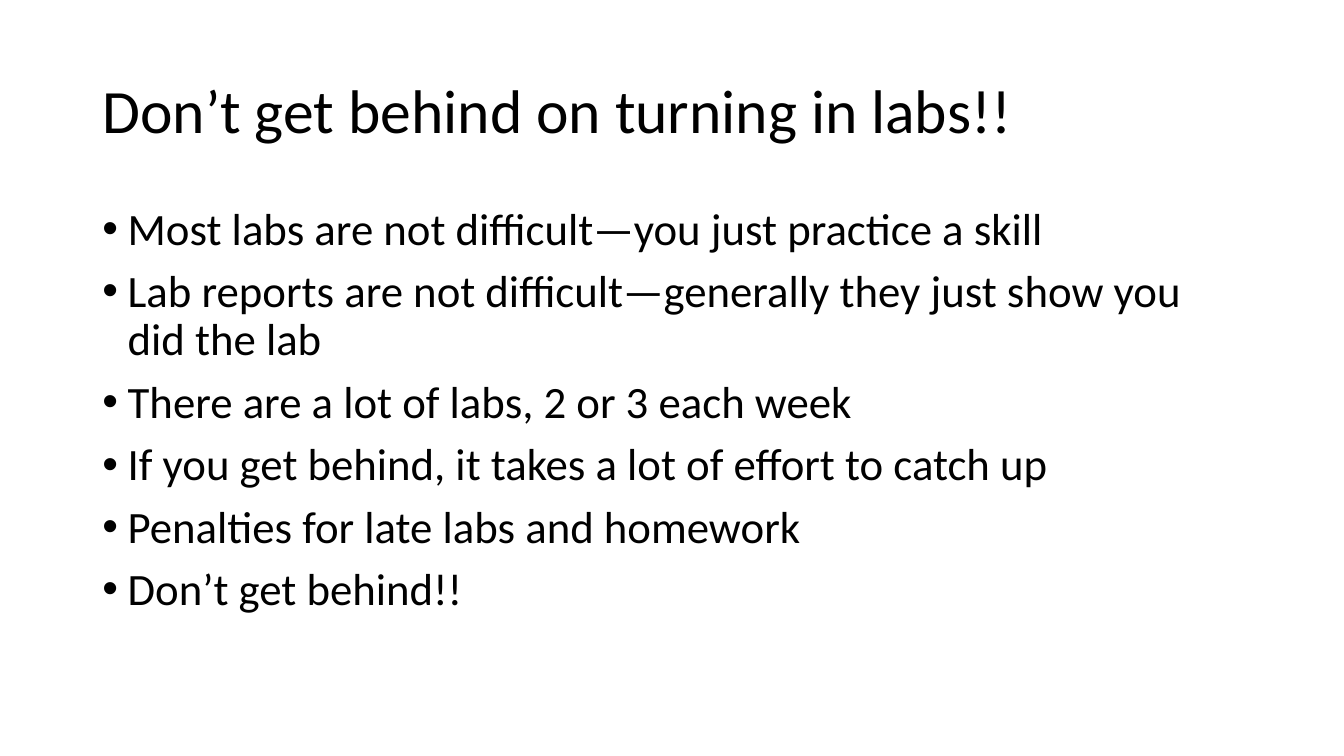
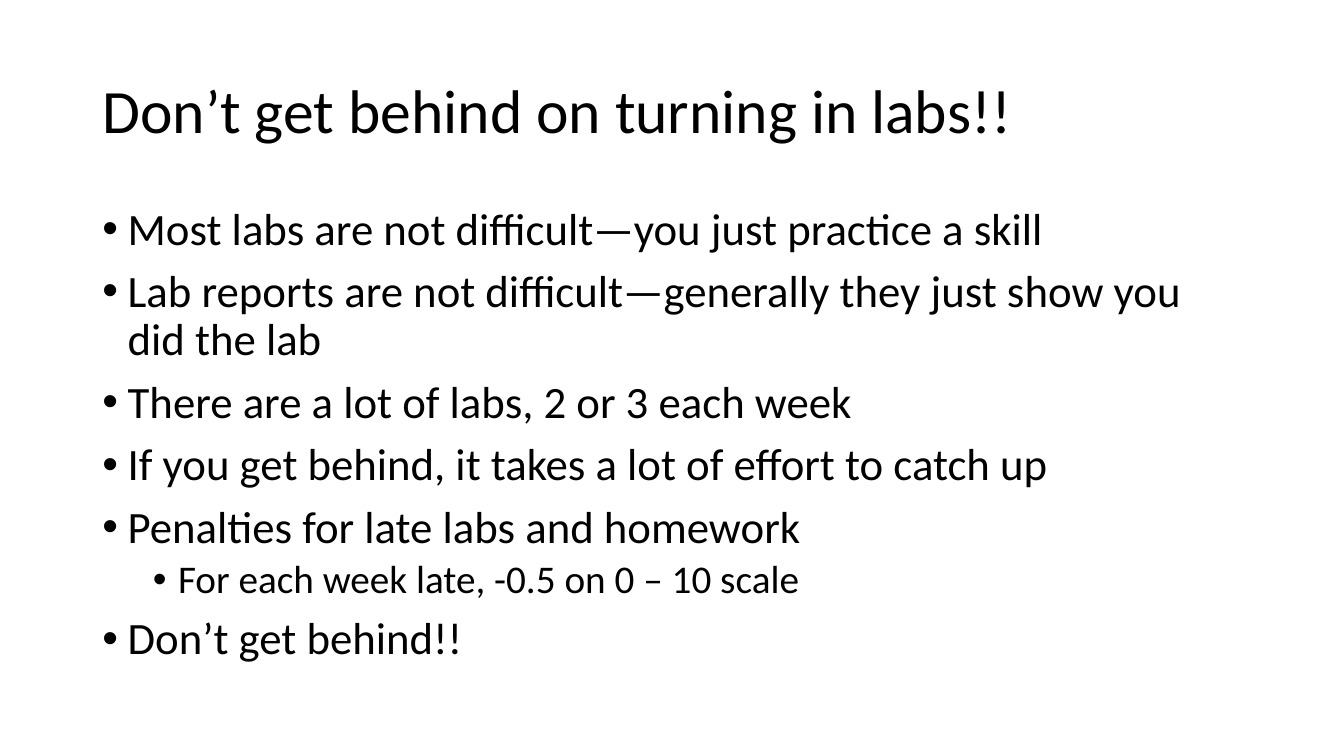
Before and after one commit to john-r2/CyberSec-Modules, a slide deck: slide 4 of 1.Intro_Ethics/CourseIntro.pptx. Drawn at 1344x756 pixels with LibreOffice and Linux fonts; fonts in the diff are those of the drawing. Boxes give left, top, right and bottom in pixels: in the first picture for what was removed or moved away, otherwise in the second. Text is boxed around its words. In the diff, an @@ line names an element or a change of style, - is before the commit and + after.

```diff
--- a/1.Intro_Ethics/CourseIntro.pptx
+++ b/1.Intro_Ethics/CourseIntro.pptx
@@ text at [178, 565, 799, 598]: paragraph added @@
+  • For each week late, -0.5 on 0 – 10 scale
```
Also in this commit, not shown: 2 other slides changed, 15 other files.
